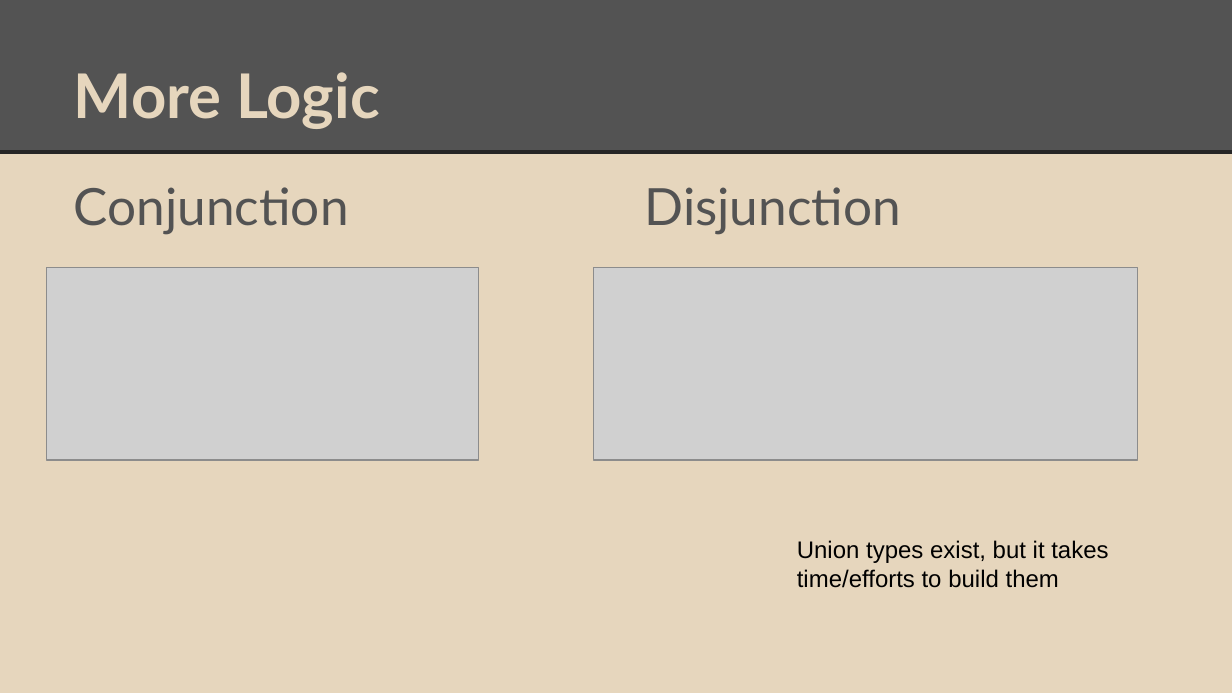
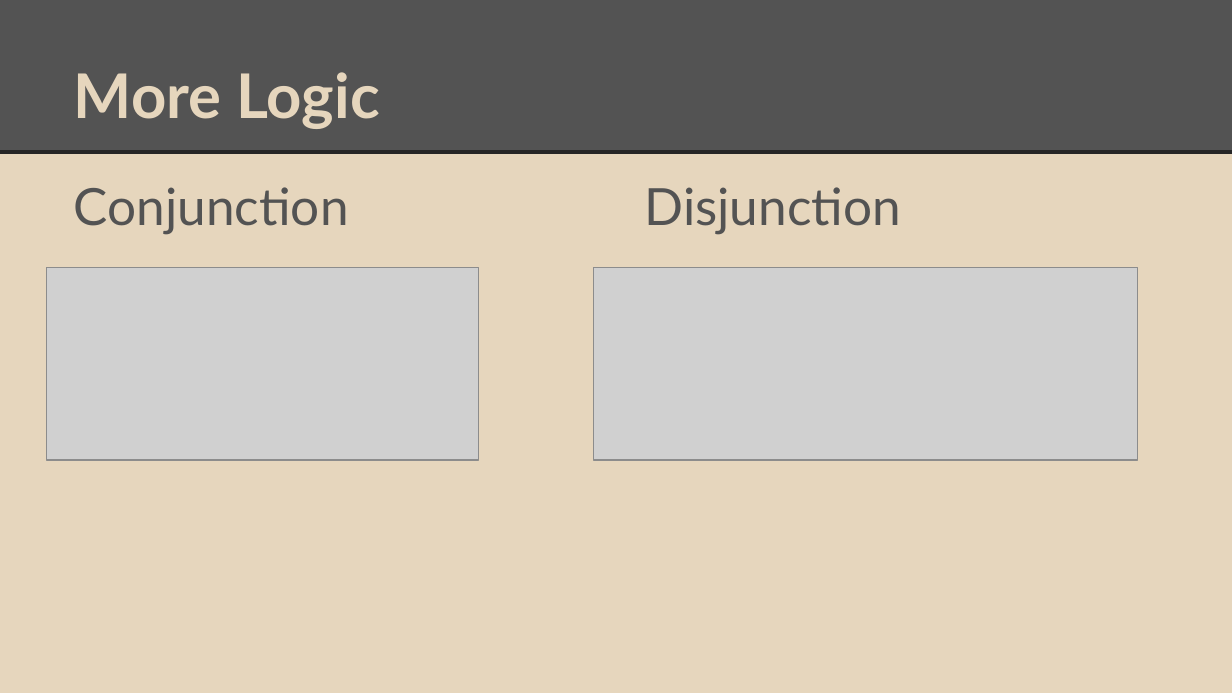
Before and after one commit to degoes-consulting/lambdaconf-2015, a slide deck: slide 26 of speakers/vpatryshev/intuitionistic-type-theory/IntroToIntuitionisticTypeTheory.pptx (slide 22 before the commit). Drawn at 1232x693 pixels with LibreOffice and Linux fonts; fonts in the diff are those of the drawing; grey boxes stand for pictures. Boxes give left, top, right and bottom in pixels: in the first picture for what was removed or moved away, otherwise in the second. Text is boxed around its words. In the diff, an @@ line names an element or a change of style, - is before the commit and + after.

```diff
--- a/speakers/vpatryshev/intuitionistic-type-theory/IntroToIntuitionisticTypeTheory.pptx
+++ b/speakers/vpatryshev/intuitionistic-type-theory/IntroToIntuitionisticTypeTheory.pptx
@@ text removed at bbox=[797, 540, 1108, 588] @@
-Union types exist, but it takes time/efforts to build them
```
Also in this commit, not shown: 23 other slides changed, 4 slides added.
